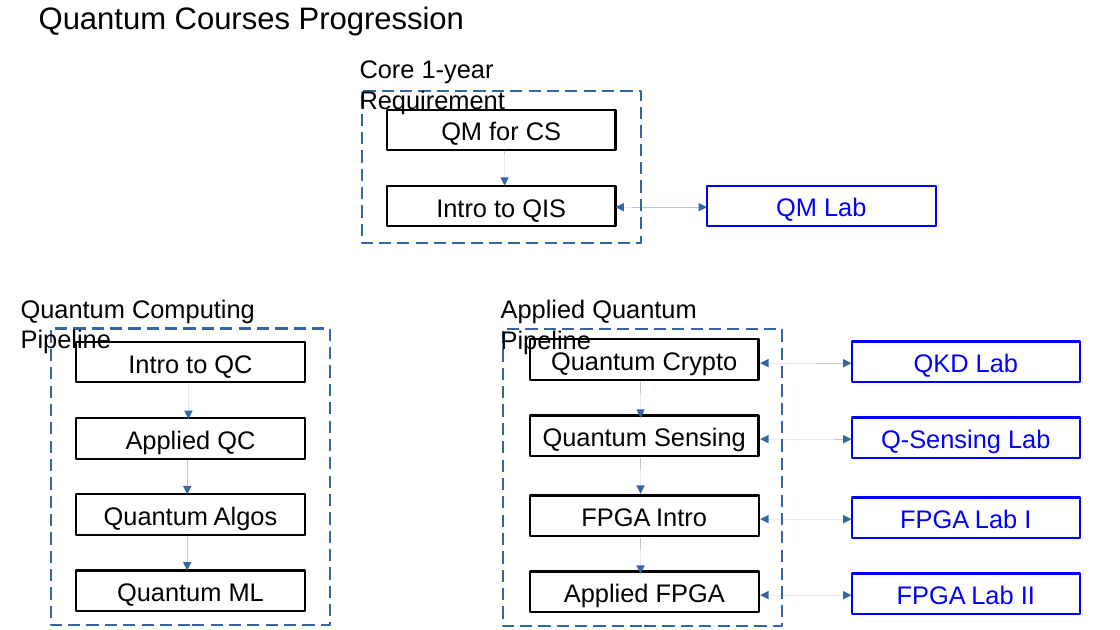
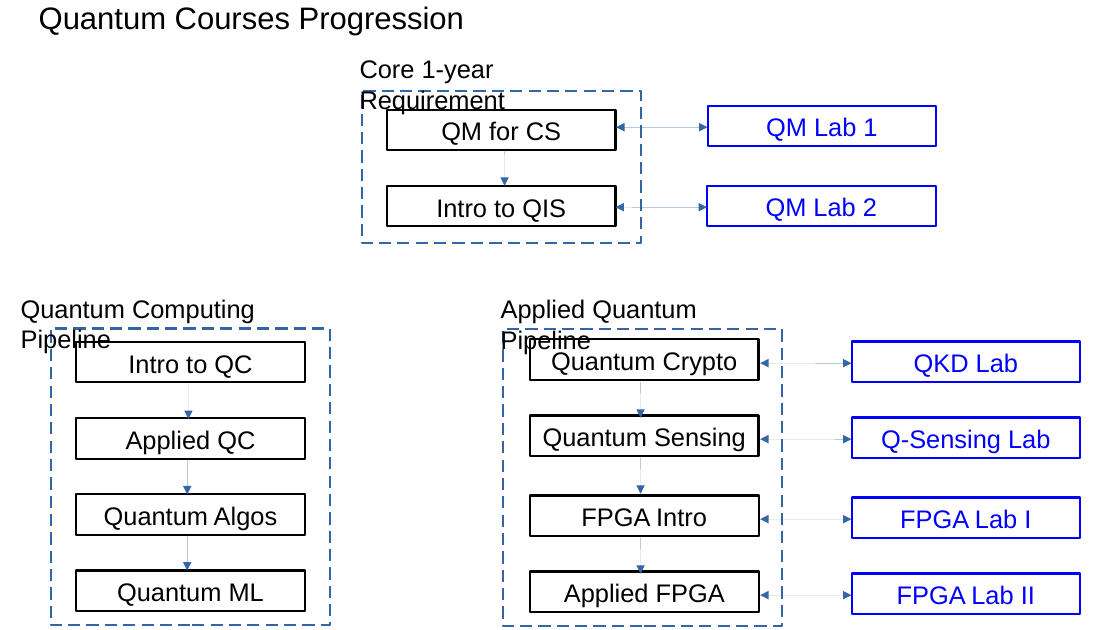
Before and after one commit to qise2023/main, a slide deck: slide 1 of quantum-courses/quantum-course-blocks.pptx. Drawn at 1120x630 pixels with LibreOffice and Linux fonts; fonts in the diff are those of the drawing. Boxes give left, top, right and bottom in pixels: in the first picture for what was removed or moved away, otherwise in the second. Text is boxed around its words. In the diff, an @@ line names an element or a change of style, - is before the commit and + after.

```diff
--- a/quantum-courses/quantum-course-blocks.pptx
+++ b/quantum-courses/quantum-course-blocks.pptx
@@ rectangle added at (x1=707, y1=106, x2=936, y2=146), outline #0000FF 1.45 pt, 18 pt, text #0000FF @@
+QM Lab 1
@@ double arrow added from (616, 127) to (707, 127), #3465A4 0 pt @@
@@ text in rectangle at (x1=766, y1=197, x2=877, y2=221): text changed @@
-QM Lab
+QM Lab 2
```
Also in this commit, not shown: 6 other files.
